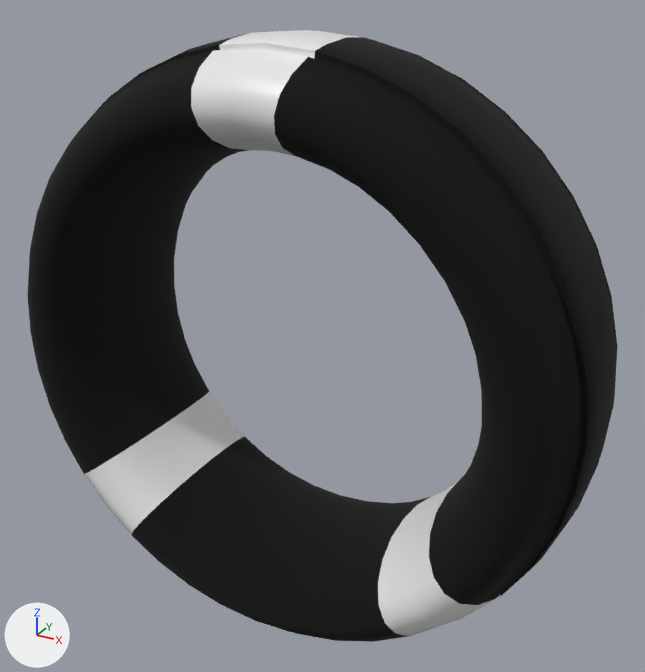
A saved change to the FBX model Assets/Meshes/Tire.fbx.
The view is the same before and after, from a camera (50 mm lens) standing at (1.87, -3.19, 1.68) and looking at (0.07, 0.07, 0.05). Arrows for +X, +Y and +Z are at lower left; the lights stay in place. Where no turn or scale is listed for an object, it has been applied to the vertices. Vertices at the same position are counted once.

The first picture shows 'Tire'.
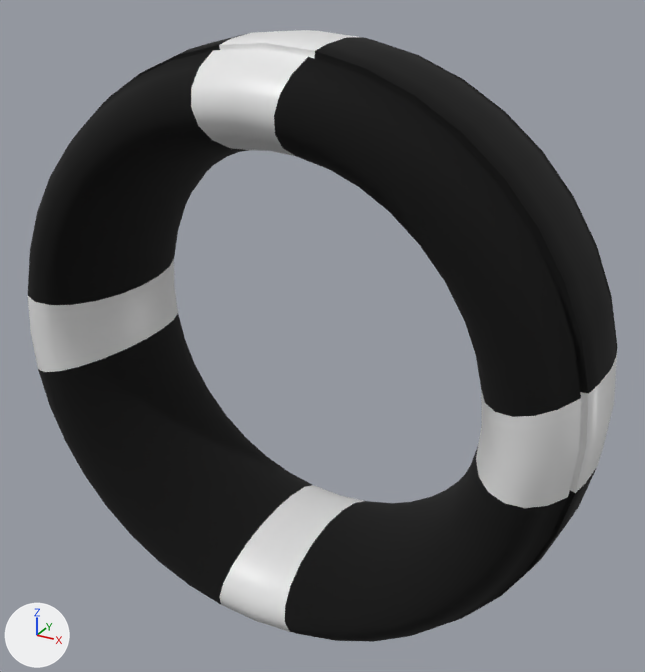
Changed parts and their boxes (x1, y1, x2, y2) in the pictures (645 x 672 px):
part 1 of me_torus, recoloured (black to white)
    both: (28, 259, 178, 372)
part 2 of me_torus, recoloured (black to white)
    both: (220, 485, 363, 632)
part 3 of me_torus, recoloured (black to white)
    both: (476, 355, 617, 508)
part 4 of me_torus, recoloured (white to black)
    both: (84, 391, 244, 534)
part 5 of me_torus, recoloured (white to black)
    both: (378, 482, 501, 636)

What the commit changed:
me_torus has 1040 vertices, 1040 faces and spans x -1.37..1.37, y -0.48..0.48, z -1.37..1.37.
me_torus is used by ob_tire; location (0.0, 0.0, 0.0).
me_torus part 1: all 52 faces centred in x -1.36..-0.91, y -0.46..0.46, z -0.11..0.11 switch from mat_black (black #000000) to mat_orange (white #e7e7e7).
me_torus part 2: all 52 faces centred in x -0.11..0.11, y -0.46..0.46, z -1.36..-0.91 switch from mat_black (black #000000) to mat_orange (white #e7e7e7).
me_torus part 3: all 52 faces centred in x 0.91..1.36, y -0.46..0.46, z -0.11..0.11 switch from mat_black (black #000000) to mat_orange (white #e7e7e7).
me_torus part 4: 52 of the faces centred in x -1.04..-0.6, y -0.46..0.46, z -1.04..-0.6 switch from mat_orange (white #e7e7e7) to mat_black (black #000000).
me_torus part 5: 52 of the faces centred in x 0.6..1.04, y -0.46..0.46, z -1.04..-0.6 switch from mat_orange (white #e7e7e7) to mat_black (black #000000).
